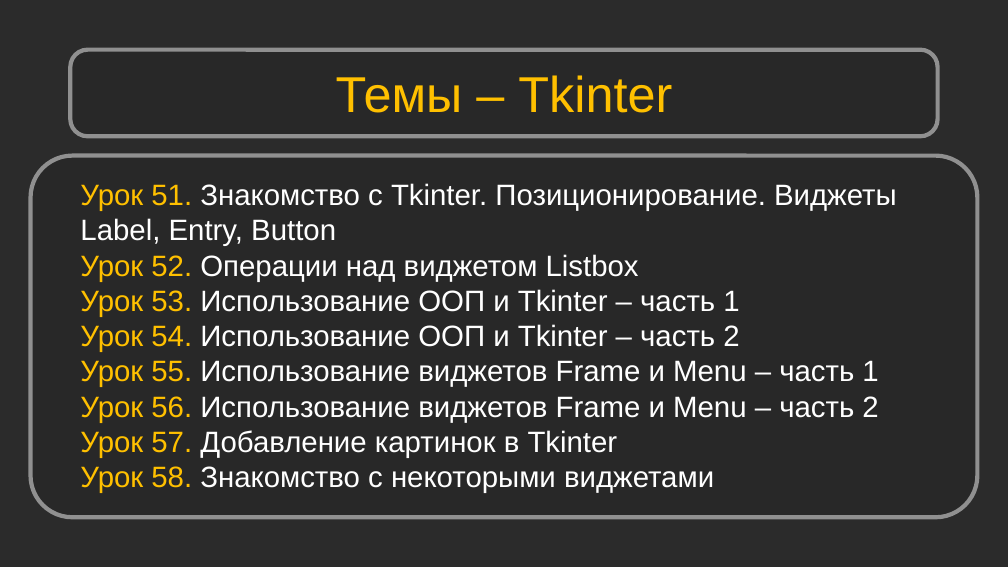
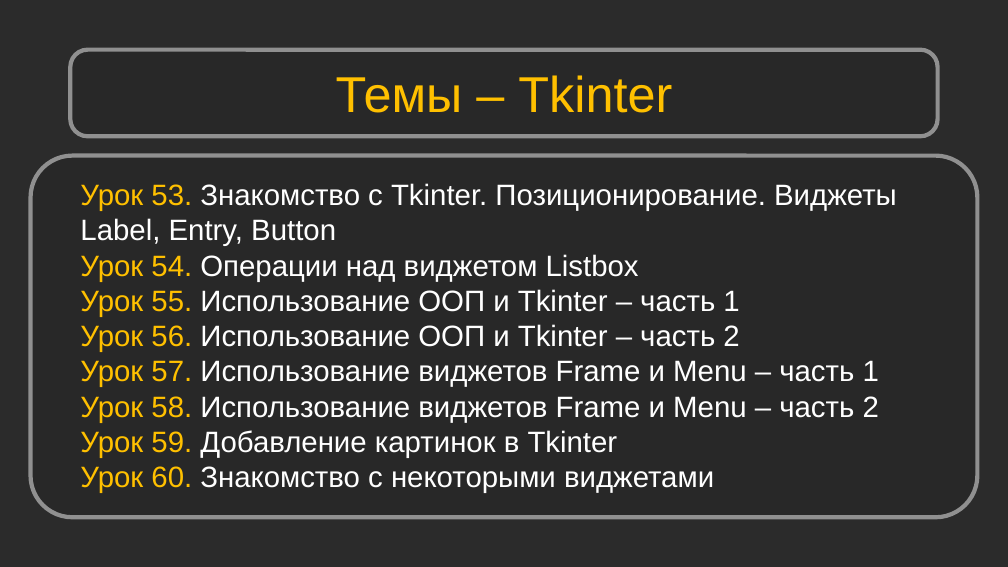
Before and after one commit to Shikonohito/Python_Bootcamp, a slide deck: slide 16 of Урок 01. Mystat. Microsoft Teams/Урок 1. Mystat. Microsoft Teams.pptx (slide 15 before the commit). Drawn at 1008x567 pixels with LibreOffice and Linux fonts; fonts in the diff are those of the drawing; background and template pictures are left out; a plain dark background stands for a picture behind light text. Boxes give left, top, right and bottom in pixels: in the first picture for what was removed or moved away, otherwise in the second. Text is boxed around its words. In the diff, an @@ line names an element or a change of style, - is before the commit and + after.

```diff
--- a/Урок 01. Mystat. Microsoft Teams/Урок 1. Mystat. Microsoft Teams.pptx
+++ b/Урок 01. Mystat. Microsoft Teams/Урок 1. Mystat. Microsoft Teams.pptx
@@ text at box(80, 183, 897, 493): text changed @@
-Урок 51. Знакомство с Tkinter. Позиционирование. Виджеты Label, Entry, Button
-Урок 52. Операции над виджетом Listbox
-Урок 53. Использование ООП и Tkinter – часть 1
-Урок 54. Использование ООП и Tkinter – часть 2
-Урок 55. Использование виджетов Frame и Menu – часть 1
-Урок 56. Использование виджетов Frame и Menu – часть 2
-Урок 57. Добавление картинок в Tkinter
-Урок 58. Знакомство с некоторыми виджетами
+Урок 53. Знакомство с Tkinter. Позиционирование. Виджеты Label, Entry, Button
+Урок 54. Операции над виджетом Listbox
+Урок 55. Использование ООП и Tkinter – часть 1
+Урок 56. Использование ООП и Tkinter – часть 2
+Урок 57. Использование виджетов Frame и Menu – часть 1
+Урок 58. Использование виджетов Frame и Menu – часть 2
+Урок 59. Добавление картинок в Tkinter
+Урок 60. Знакомство с некоторыми виджетами
```
Also in this commit, not shown: 4 other slides changed, 5 slides added, 4 slides removed, 14 other files.
